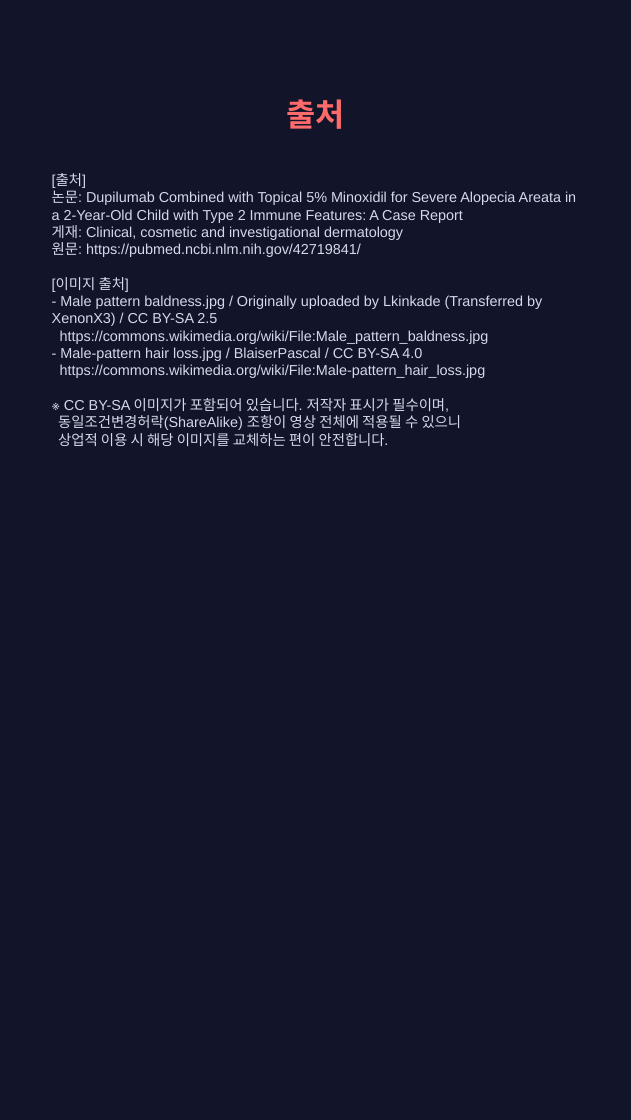
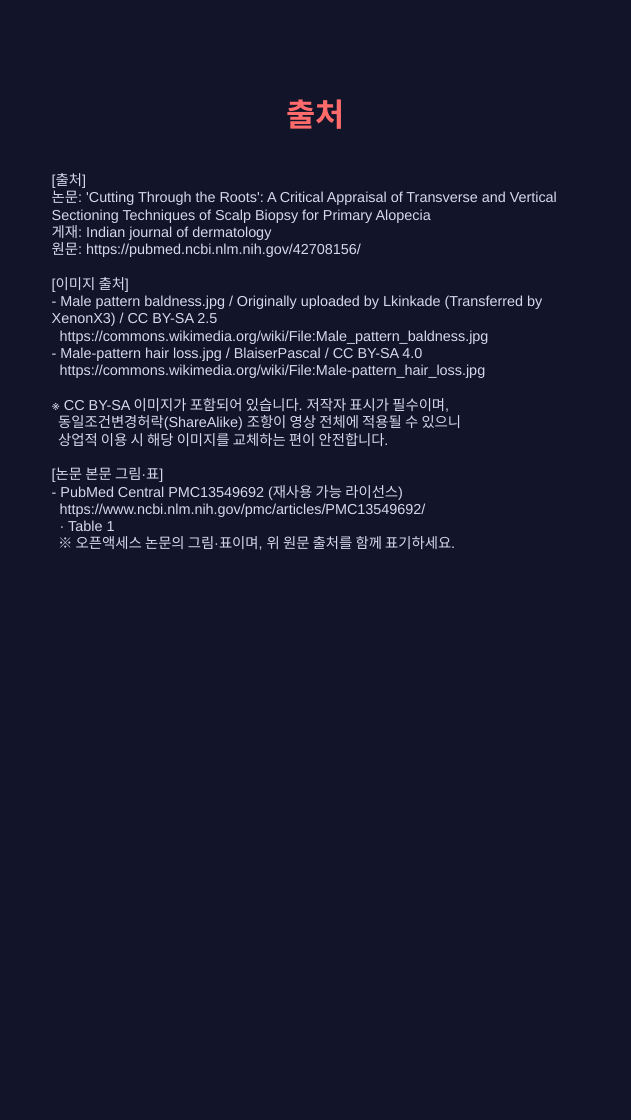
Before and after one commit to hyokang2010-BJ-ANTH/product-builder-test, a slide deck: slide 8 of data/2026-09-11/slides.pptx (slide 7 before the commit). Drawn at 631x1120 pixels with LibreOffice and Linux fonts; fonts in the diff are those of the drawing. Boxes give left, top, right and bottom in pixels: in the first picture for what was removed or moved away, otherwise in the second. Text is boxed around its words. In the diff, an @@ line names an element or a change of style, - is before the commit and + after.

```diff
--- a/data/2026-09-11/slides.pptx
+++ b/data/2026-09-11/slides.pptx
@@ text at (52,173,557,550): text changed @@
-[출처]
-논문: Dupilumab Combined with Topical 5% Minoxidil for Severe Alopecia Areata in a 2-Year-Old Child with Type 2 Immune Features: A Case Report
-게재: Clinical, cosmetic and investigational dermatology
-원문: https://pubmed.ncbi.nlm.nih.gov/42719841/
-[이미지 출처]
-- Male pattern baldness.jpg / Originally uploaded by Lkinkade (Transferred by XenonX3) / CC BY-SA 2.5
-https://commons.wikimedia.org/wiki/File:Male_pattern_baldness.jpg
-- Male-pattern hair loss.jpg / BlaiserPascal / CC BY-SA 4.0
-https://commons.wikimedia.org/wiki/File:Male-pattern_hair_loss.jpg
-※ CC BY-SA 이미지가 포함되어 있습니다. 저작자 표시가 필수이며,
-동일조건변경허락(ShareAlike) 조항이 영상 전체에 적용될 수 있으니
-상업적 이용 시 해당 이미지를 교체하는 편이 안전합니다.
+[출처]
+논문: 'Cutting Through the Roots': A Critical Appraisal of Transverse and Vertical Sectioning Techniques of Scalp Biopsy for Primary Alopecia
+게재: Indian journal of dermatology
+원문: https://pubmed.ncbi.nlm.nih.gov/42708156/
+[이미지 출처]
+- Male pattern baldness.jpg / Originally uploaded by Lkinkade (Transferred by XenonX3) / CC BY-SA 2.5
+https://commons.wikimedia.org/wiki/File:Male_pattern_baldness.jpg
+- Male-pattern hair loss.jpg / BlaiserPascal / CC BY-SA 4.0
+https://commons.wikimedia.org/wiki/File:Male-pattern_hair_loss.jpg
+※ CC BY-SA 이미지가 포함되어 있습니다. 저작자 표시가 필수이며,
+동일조건변경허락(ShareAlike) 조항이 영상 전체에 적용될 수 있으니
+상업적 이용 시 해당 이미지를 교체하는 편이 안전합니다.
+[논문 본문 그림·표]
+- PubMed Central PMC13549692 (재사용 가능 라이선스)
+https://www.ncbi.nlm.nih.gov/pmc/articles/PMC13549692/
+· Table 1
+※ 오픈액세스 논문의 그림·표이며, 위 원문 출처를 함께 표기하세요.
```
Also in this commit, not shown: 1 other slide changed, 4 slides added, 3 slides removed, 25 other files.
